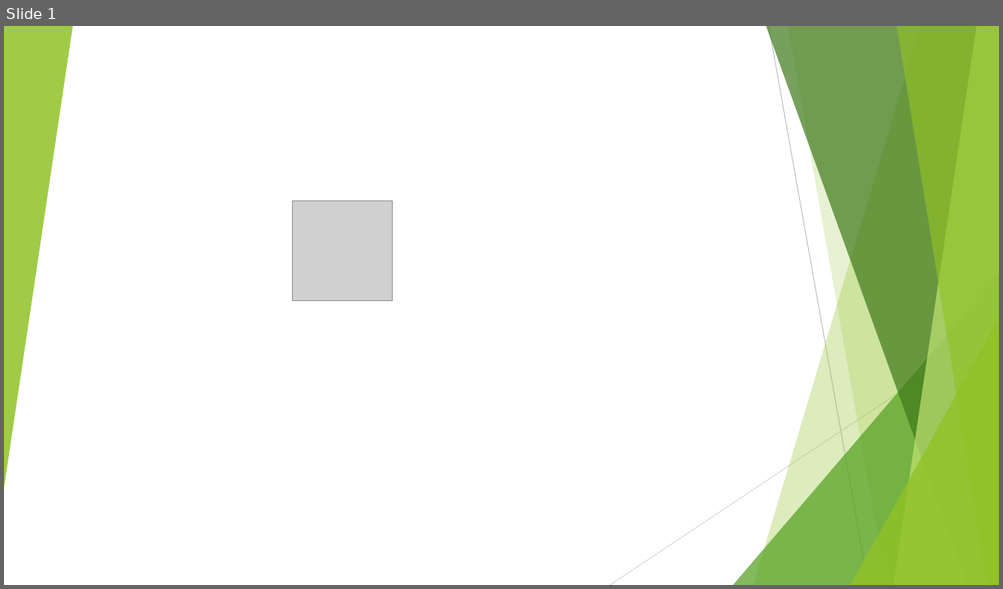
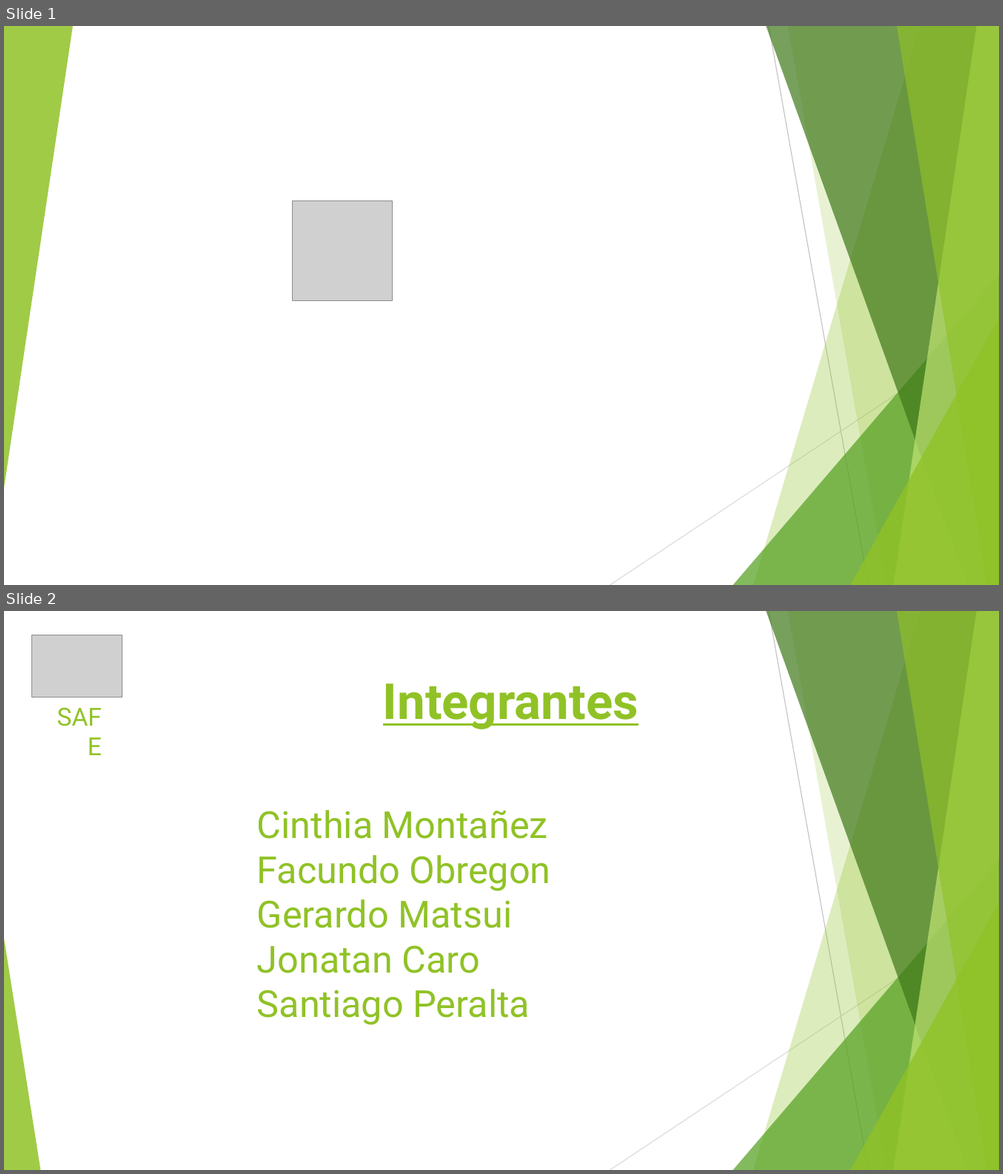
Before and after one commit to safabox/SAFE, a slide deck: trunk/docs/Entregables/Presentacion/SAFE_PRESENTACION.pptx. Shown one above the other, each under a label of ours: slide 1 before the commit, slides 1 and 2 after it. The pictures are 1003x589 and 1003x1174 pixels, drawn with LibreOffice and Linux fonts; fonts in the diff are those of the drawing; grey boxes stand for pictures. Boxes give left, top, right and bottom in pixels: in the first picture for what was removed or moved away, otherwise in the second. Text is boxed around its words. In the diff, an @@ line names an element or a change of style, - is before the commit and + after.

```diff
--- a/trunk/docs/Entregables/Presentacion/SAFE_PRESENTACION.pptx
+++ b/trunk/docs/Entregables/Presentacion/SAFE_PRESENTACION.pptx
@@ slide 2 added at <box>4,611,999,1170</box>, background #FFFFFF; not listed: 9 template elements that a slide beside it also shows @@
@@ picture added at <box>32,635,122,698</box> @@
@@ text added at <box>40,698,109,738</box>, 24 pt, text #90C226 @@
+SAFE
@@ title added at <box>383,684,638,729</box>, 48 pt, text #90C226, bold, underline @@
+Integrantes
@@ text added at <box>257,810,551,1025</box>, 36 pt, text #90C226 @@
+Cinthia Montañez
+Facundo Obregon
+Gerardo Matsui
+Jonatan Caro
+Santiago Peralta
@@ triangle added at <box>4,939,40,1170</box>, fill #90C226 at 85% opacity @@
```
Also in this commit, not shown: 10 slides changed, 2 other slides added, 3 slides removed, 1 other file.
